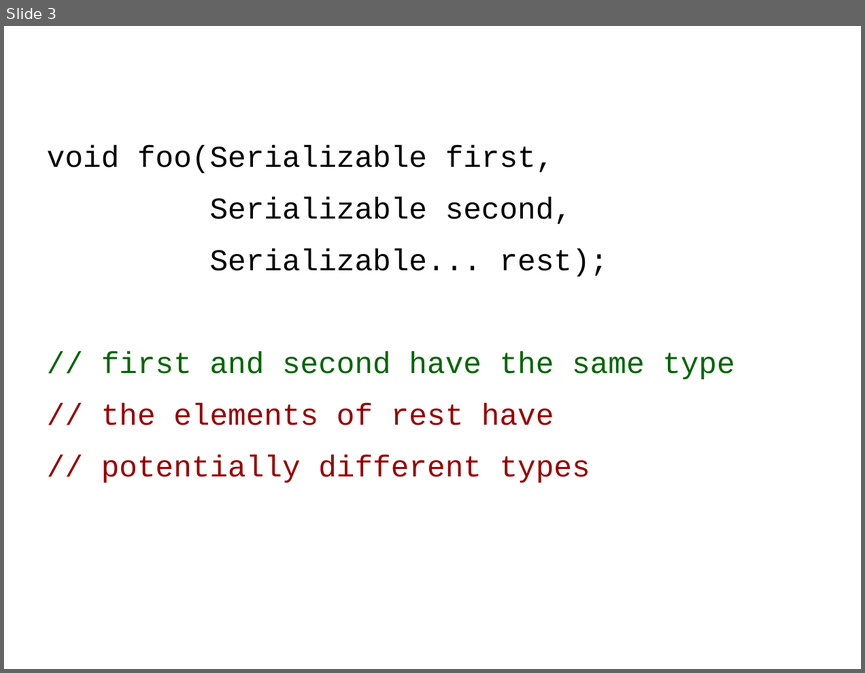
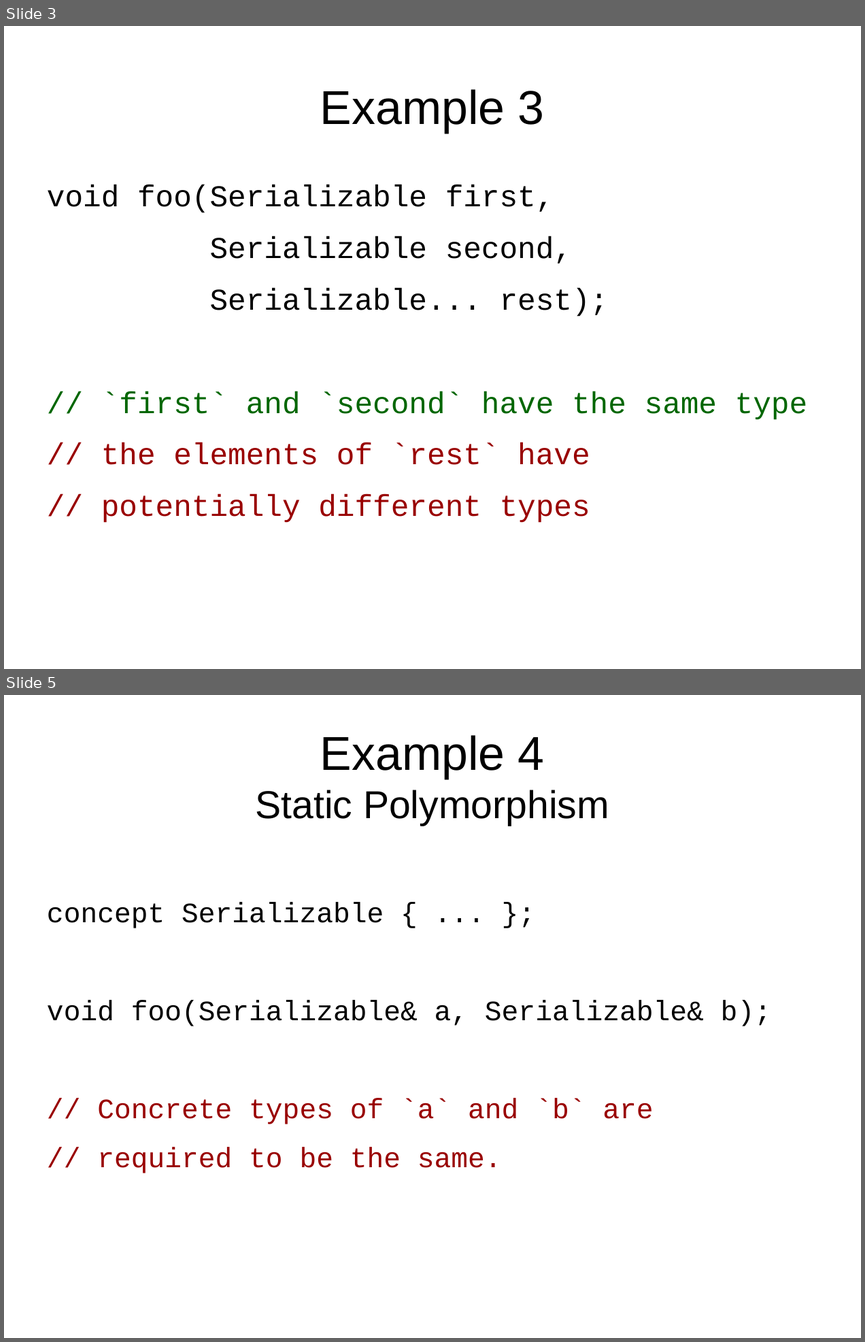
Before and after one commit to theres-waldo/concepts-tweaks, a slide deck: foo-conceptname.odp. Shown one above the other, each under a label of ours: slide 3 before the commit, slides 3 and 5 after it; the slides between them are not shown. The pictures are 865x673 and 865x1342 pixels, drawn with LibreOffice and Linux fonts; fonts in the diff are those of the drawing. Boxes give left, top, right and bottom in pixels: in the first picture for what was removed or moved away, otherwise in the second. Text is boxed around its words. In the diff, an @@ line names an element or a change of style, - is before the commit and + after.

Commit message:
foo-conceptname.odp: improve slides and add a fourth example

```diff
--- a/foo-conceptname.odp
+++ b/foo-conceptname.odp
@@ slide 5 added at box(4, 695, 861, 1338), background #FFFFFF @@
@@ title added at box(256, 735, 609, 826), 36 pt, text #000000 @@
+Example 4
+Static Polymorphism
@@ text added at box(47, 902, 771, 1173), 26 pt, text #000000 @@
+concept Serializable { ... };
+void foo(Serializable& a, Serializable& b);
+// Concrete types of `a` and `b` are
+// required to be the same.
@@ slide 3 changed as well @@
@@ title added at box(320, 89, 545, 133), 44 pt, text #000000 @@
+Example 3
@@ text "void foo(Serializable first,": place and size @@
-text "void foo(Serializable first," at box(47, 145, 735, 483)
+text "void foo(Serializable first," at box(47, 185, 808, 522)
@@ text at box(101, 391, 808, 465): text changed @@
-// first and second have the same type
-// the elements of rest have
+// `first` and `second` have the same type
+// the elements of `rest` have
```
Also in this commit, not shown: 2 other slides changed, 1 other slide added.
